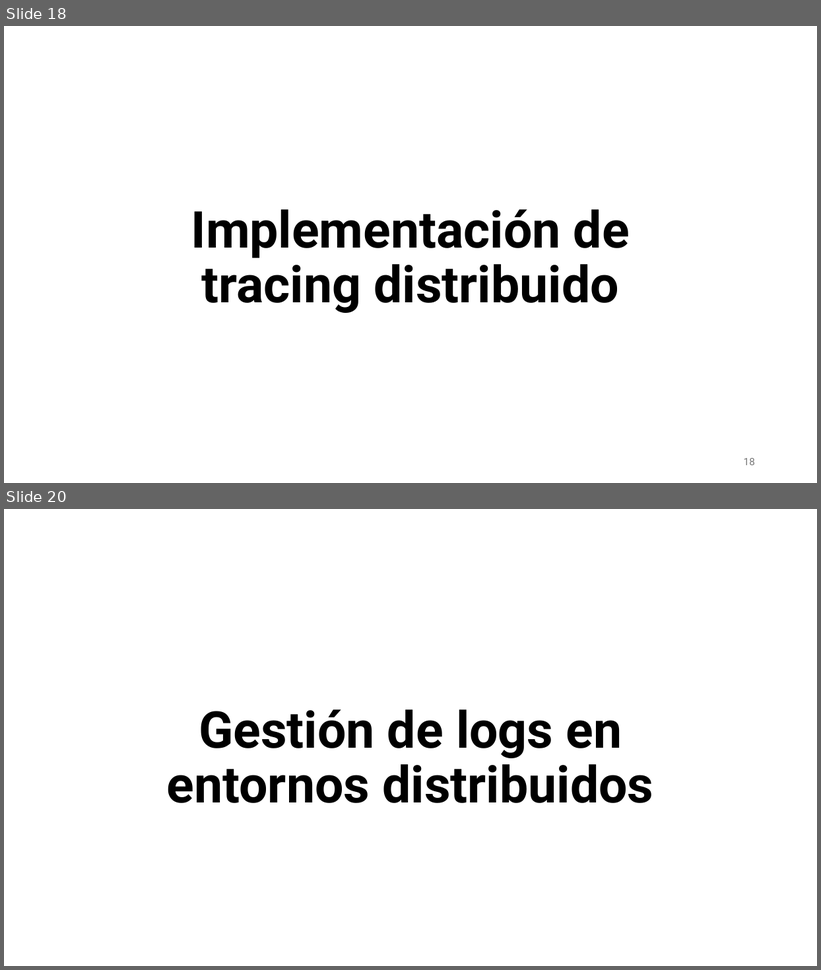
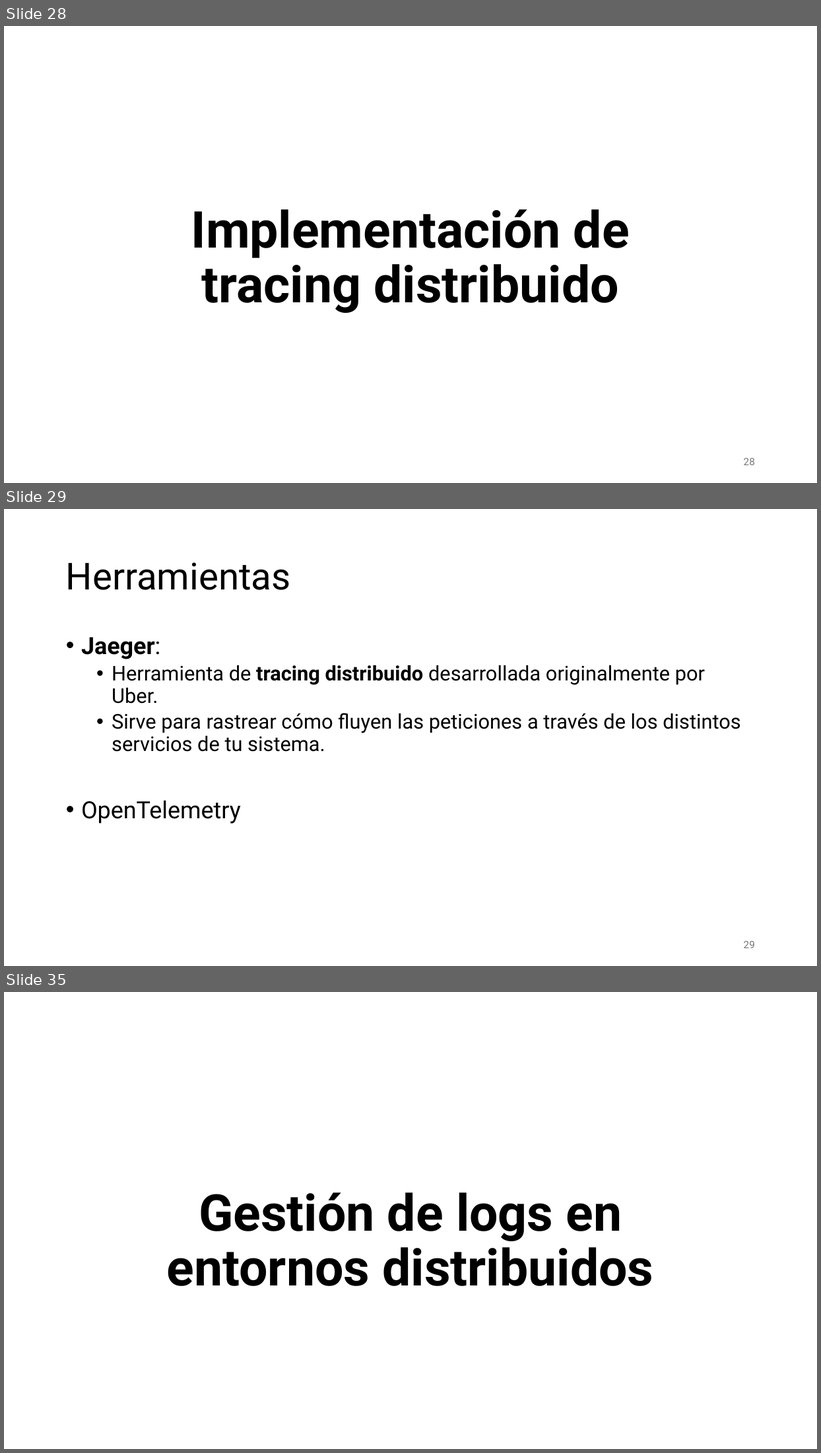
Before and after one commit to aldebarran22/CURSO_CPP_SERVICIOS_30H, a slide deck: doc/8_Monitorizacion_logging_microservicios.pptx. Shown one above the other, each under a label of ours: slides 18 and 20 before the commit, slides 28, 29 and 35 after it; the slides between them are not shown. The pictures are 821x970 and 821x1453 pixels, drawn with LibreOffice and Linux fonts; fonts in the diff are those of the drawing. Boxes give left, top, right and bottom in pixels: in the first picture for what was removed or moved away, otherwise in the second. Text is boxed around its words. In the diff, an @@ line names an element or a change of style, - is before the commit and + after.

```diff
--- a/doc/8_Monitorizacion_logging_microservicios.pptx
+++ b/doc/8_Monitorizacion_logging_microservicios.pptx
@@ slide 29 added at (x1=4, y1=509, x2=817, y2=966), background #FFFFFF @@
@@ title added at (x1=66, y1=562, x2=291, y2=590), 44 pt, text #000000 @@
+Herramientas
@@ text added at (x1=81, y1=637, x2=741, y2=824), 24 pt, text #000000 @@
+• Jaeger:
+  • Herramienta de tracing distribuido desarrollada originalmente por Uber.
+  • Sirve para rastrear cómo fluyen las peticiones a través de los distintos servicios de tu sistema.
+• OpenTelemetry
@@ page number added at (x1=744, y1=941, x2=755, y2=949), 12 pt, text #797979 @@
+29
@@ what was slide 18 is now slide 28 @@
@@ page number at (x1=744, y1=458, x2=755, y2=466): text changed @@
-18
+28
@@ what was slide 20 is now slide 35 @@
```
Also in this commit, not shown: 5 slides changed, 15 other slides added, 1 slide removed, 3 other files.
